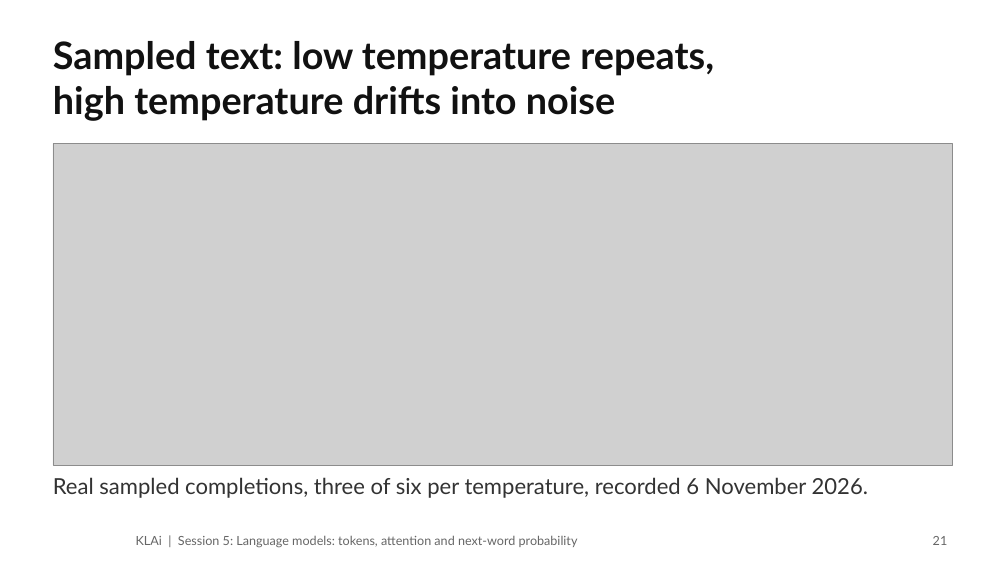
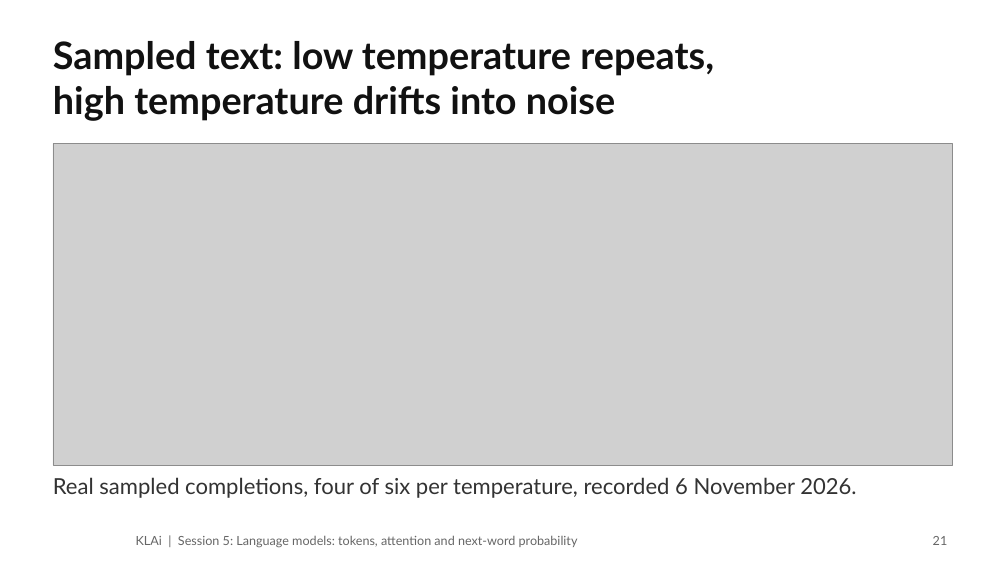
Before and after one commit to Jotham566/teaching-material, a slide deck: slide 21 of Professional_AI_Training/Business_AI/Applied AI and Automation - Executive Edition/02 Class Slides/05 - Language models tokens, attention and next-word probability.pptx. Drawn at 1008x567 pixels with LibreOffice and Linux fonts; fonts in the diff are those of the drawing; grey boxes stand for pictures; background and template pictures are left out. Boxes give left, top, right and bottom in pixels: in the first picture for what was removed or moved away, otherwise in the second. Text is boxed around its words. In the diff, an @@ line names an element or a change of style, - is before the commit and + after.

```diff
--- a/Professional_AI_Training/Business_AI/Applied AI and Automation - Executive Edition/02 Class Slides/05 - Language models tokens, attention and next-word probability.pptx
+++ b/Professional_AI_Training/Business_AI/Applied AI and Automation - Executive Edition/02 Class Slides/05 - Language models tokens, attention and next-word probability.pptx
@@ text at <box>53,477,856,498</box>: text changed @@
-Real sampled completions, three of six per temperature, recorded 6 November 2026.
+Real sampled completions, four of six per temperature, recorded 6 November 2026.
```
Also in this commit, not shown: 2 other slides changed, 50 other files.
